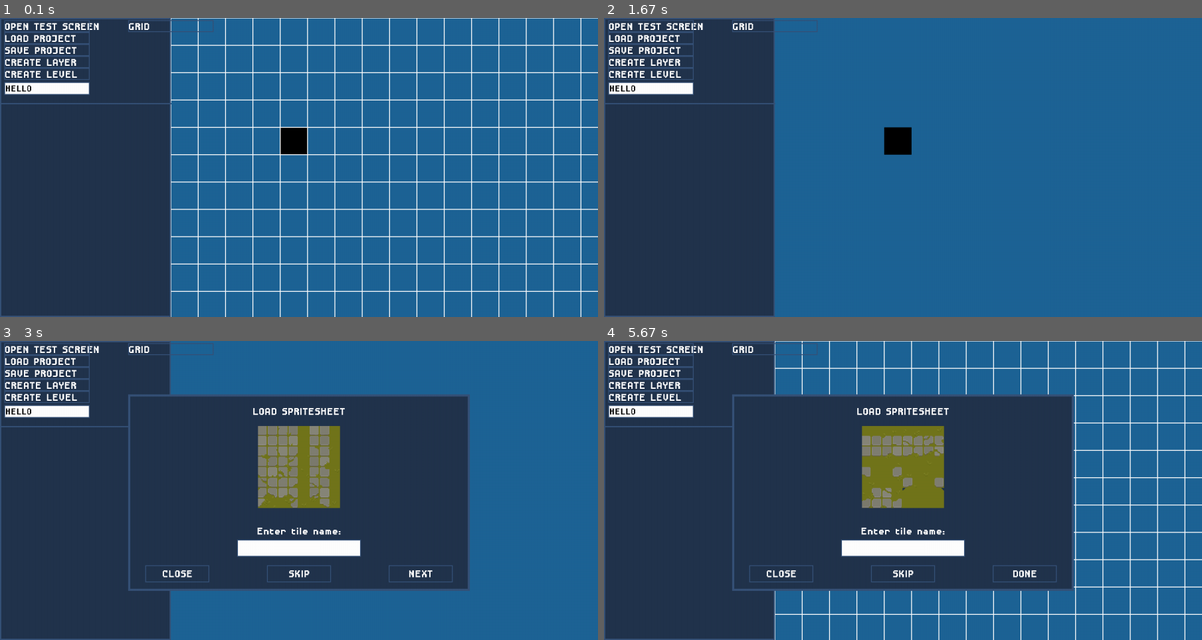
Above: before the commit, frames 1-4 (two rows, left to right).
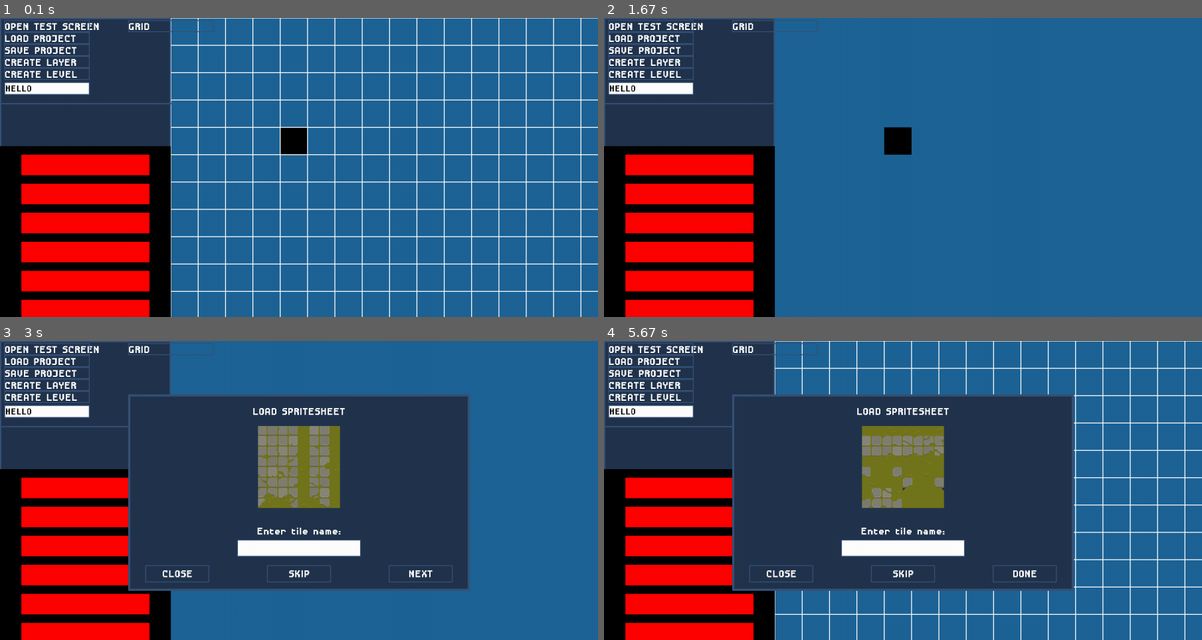
Above: after the commit, the same moments.

Repository: ImYourDope/PyGameLevelDesigner
Game: pygame game, started from main.py
Two runs of this game, one before a commit and one after it. Both use one fixed random seed, a clock stepped at 60 frames per second and the inputs below.
Inputs (mouse positions are in pixels of both pictures, inside the frame that each line leads up to):
- Up to frame 1 (0.1 s): no input
- Up to frame 2 (1.67 s): press the mouse at (777, 26) at 0.37 s; move the mouse to (903, 50) at 0.47 s; release the mouse at (1034, 74) at 0.6 s; click (693, 275) at 0.72 s; click "OPEN TEST SCREEN" at 1.05 s; press the mouse at (765, 248) at 1.37 s; move the mouse to (914, 149) at 1.47 s; release the mouse at (1058, 53) at 1.6 s
- Up to frame 3 (3 s): press the mouse at (47, 349) at 1.7 s; move the mouse to (83, 391) at 1.8 s; release the mouse at (125, 433) at 1.93 s; press the mouse at (299, 547) at 2.03 s; move the mouse to (281, 487) at 2.13 s; release the mouse at (263, 424) at 2.27 s; click (418, 574) at 2.38 s; press the mouse at (400, 571) at 2.87 s; move the mouse to (340, 583) at 2.97 s
- Up to frame 4 (5.67 s): release the mouse at (879, 595) at 3.1 s; press the mouse at (1004, 571) at 3.2 s; move the mouse to (885, 556) at 3.3 s; release the mouse at (759, 544) at 3.43 s; press the mouse at (1022, 574) at 3.53 s; move the mouse to (1070, 490) at 3.63 s; release the mouse at (1118, 406) at 3.77 s; click "OPEN TEST SCREEN" at 3.88 s; press the mouse at (1022, 574) at 4.2 s; move the mouse to (968, 583) at 4.3 s; release the mouse at (914, 592) at 4.43 s; press the mouse at (741, 349) at 4.53 s; move the mouse to (879, 376) at 4.63 s; release the mouse at (1010, 406) at 4.77 s; press the mouse at (741, 349) at 4.87 s; move the mouse to (920, 364) at 4.97 s; release the mouse at (1106, 382) at 5.1 s; press the mouse at (741, 349) at 5.2 s; move the mouse to (920, 442) at 5.3 s; release the mouse at (1100, 535) at 5.43 s; press the mouse at (651, 349) at 5.53 s; move the mouse to (729, 439) at 5.63 s

The runs differ from the first frame. In frame 1, 16% of the frame differs, in the area x 0-29%, y 42-100%; in frame 2, 16%; in frame 3, 13%; in frame 4, 13%.

Commit message:
Added scroll list class

Diff:
--- a/DOM/DOMEventElement.py
+++ b/DOM/DOMEventElement.py
@@ -14,6 +14,7 @@
             'input': [],
             'focus': [],
             'unfocus': [],
+            'scroll': [],
             'change': []
         }
 
@@ -38,6 +39,10 @@
     def onchange(self, callback):
         self.on('change', callback)
 
+    def onscroll(self, callback):
+        self.on('scroll', callback)
+
+
     def draw(self, screen):
         self.elem.draw(screen)
 
@@ -52,6 +57,8 @@
             self.elem.onhover(event)
         elif event_name == 'input':
             self.elem.oninput(event)
+        elif event_name == 'scroll':
+            self.elem.onscroll(event)
         elif event_name == 'focus':
             self.elem.onfocus(event)
         elif event_name == 'unfocus':
--- a/DOM/ElementInterface.py
+++ b/DOM/ElementInterface.py
@@ -15,6 +15,9 @@
     def oninput(self, event):
         """Processes input"""
 
+    def onscroll(self, event):
+        """Processes scroll event"""
+
     def onfocus(self, event):
         """Processes hover event"""
 
--- a/DOM/Layout.py
+++ b/DOM/Layout.py
@@ -38,8 +38,7 @@
     def onchange(self, id, callback):
         self.on('change', id, callback)
 
-
-    def getElementByID(self, id):
+    def get_element_by_id(self, id):
         if id in self.dom:
             return self.dom[id]
 
@@ -95,6 +94,9 @@
                     elem.process_event('hover', event)
                 else:
                     elem.props['hover'] = False
+        elif event.type == pygame.MOUSEWHEEL:
+            if self.data['object in focus'] is not None:
+                self.dom[self.data['object in focus']].process_event('scroll', event)
 
     def disable(self):
         self.change_focus(None)
--- /dev/null
+++ b/Interface/ScrollList.py
@@ -0,0 +1,86 @@
+import pygame
+
+from settings import *
+
+from DOM.ElementInterface import ElementInterface
+
+
+class ScrollList(ElementInterface):
+    DEFAULT = {
+        'x': 0,
+        'y': 0,
+        'width': 100,
+        'height': 400,
+        'text': '',
+        'list': [],
+        'align': {
+            'x': 'left',
+            'y': 'top'
+        }
+    }
+
+    def __init__(self, properties):
+        self.id = properties['id']
+
+        self.properties = properties
+
+        self.text = properties['text']
+        self.list = properties['list']
+
+        self.pos = (
+            properties['x'],
+            properties['y']
+        )
+
+        self.dimentions = (
+            properties['width'],
+            properties['height']
+        )
+        self.rect = pygame.Rect(
+            self.pos,
+            self.dimentions
+        )
+        self.scroll_pos = 0
+        self.surface = pygame.Surface((properties['width'], 10**4))
+        self.init_surface()
+        self.align = properties['align']
+
+    def init_surface(self):
+        tiles_per_row = 1
+        width = 300
+        height = 48
+        padding_x = (self.rect.width - width * tiles_per_row) // (tiles_per_row + 1)
+        padding_y = 20
+        for i in range(100):
+            pygame.draw.rect(self.surface, 'red', (
+                i % tiles_per_row * (width + padding_x) + padding_x,
+                i // tiles_per_row * (height + padding_y) + padding_y,
+                width,
+                height
+            ))
+
+    def render_list(self, screen):
+        for i in range(len(self.list)):
+            screen.blit(self.list[i], ((i % 3) * 50, (i // 3) * 50))
+
+    def draw(self, screen):
+        print(self.scroll_pos)
+        sub_surface = self.surface.subsurface((0, self.scroll_pos), self.dimentions)
+        screen.blit(sub_surface, self.pos)
+
+    def mouse_collision(self, cors):
+        return self.rect.collidepoint(cors)
+
+    def onclick(self, event):
+        print('clicked')
+
+    def onscroll(self, event):
+        if event.y > 0:
+            self.scroll_pos -= 10
+            self.scroll_pos = max(self.scroll_pos, 0)
+        else:
+            self.scroll_pos += 10
+            self.scroll_pos = min(self.scroll_pos, 10**3)
+
+
+        print('scrolling')
--- a/Interface/__init__.py
+++ b/Interface/__init__.py
@@ -4,3 +4,4 @@
 from .Label import Label
 from .Grid import Grid
 from .Image import Image
+from .ScrollList import ScrollList
--- a/XMLparser.py
+++ b/XMLparser.py
@@ -35,9 +35,11 @@
             elif elem.tag == 'Image':
                 props = XMLParser.set_default_parameters(props, Image.DEFAULT)
                 dom.append(Image(props))
+            elif elem.tag == 'ScrollList':
+                props = XMLParser.set_default_parameters(props, ScrollList.DEFAULT)
+                dom.append(ScrollList(props))
             else:
-                pass
-                # raise Exception('Incorrect tag')
+                raise Exception('Incorrect tag')
 
         return Layout(dom, XMLParser.set_default_parameters(self.read_metadata(), Layout.DEFAULT))
 
--- a/layouts/spritesheetloader/__init__.py
+++ b/layouts/spritesheetloader/__init__.py
@@ -16,11 +16,11 @@
         return
 
     if n + 1 >= len(eventManager.spritesheets):
-        layout.getElementByID('next-tile').elem.set_text('DONE')
-        layout.getElementByID('next-tile').onclick(lambda _: layout_manager.pop())
+        layout.get_element_by_id('next-tile').elem.set_text('DONE')
+        layout.get_element_by_id('next-tile').onclick(lambda _: layout_manager.pop())
         eventManager.done = True
     else:
-        layout.getElementByID('current-loading-tile').elem.update_image(eventManager.spritesheets[n + 1])
+        layout.get_element_by_id('current-loading-tile').elem.update_image(eventManager.spritesheets[n + 1])
         eventManager.current_spritesheet_number = n + 1
 
 
--- a/main.py
+++ b/main.py
@@ -38,7 +38,7 @@
     spritesheets.extend(spritesheet_block)
 
 eventManager.spritesheets = spritesheets
-spritesheetloader.getElementByID('current-loading-tile').elem.update_image(spritesheets[0])
+spritesheetloader.get_element_by_id('current-loading-tile').elem.update_image(spritesheets[0])
 
 
 
@@ -76,8 +76,7 @@
     for event in pygame.event.get():
         # if eventManager.main_screen_on:
         #     scroll_canvas(event)
-
-        if event.type in (pygame.KEYDOWN, pygame.MOUSEBUTTONDOWN, pygame.MOUSEMOTION):
+        if event.type in (pygame.KEYDOWN, pygame.MOUSEBUTTONDOWN, pygame.MOUSEMOTION, pygame.MOUSEWHEEL):
             layout_manager.process_event(event)
 
         if event.type == pygame.QUIT:
--- a/main.xml
+++ b/main.xml
@@ -52,4 +52,11 @@
            x="10"
            y="150"
            text="HELLO"/>
+    <ScrollList
+            x="0"
+            y="300"
+            width="400"
+            height="400"
+    />
+
 </Layout>
